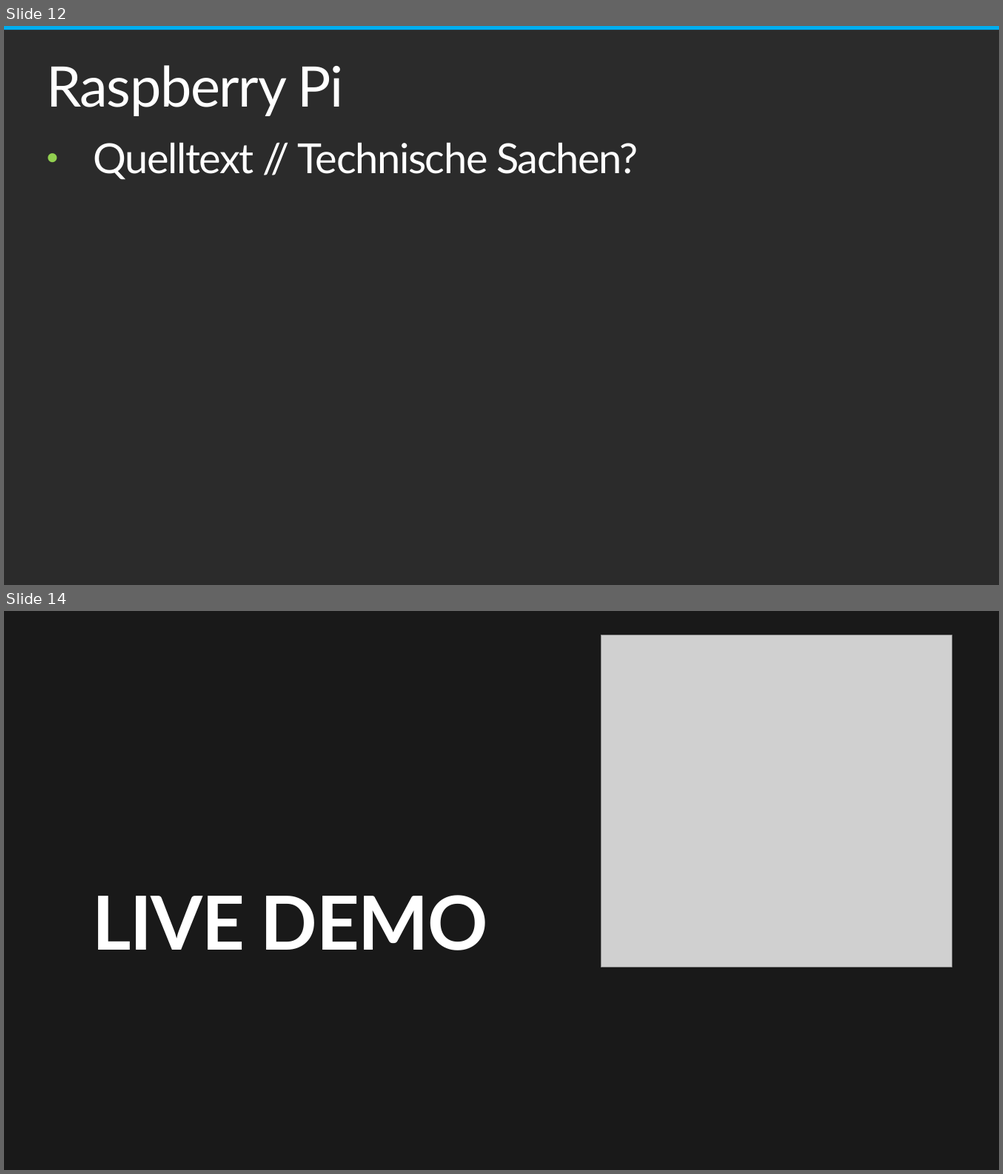
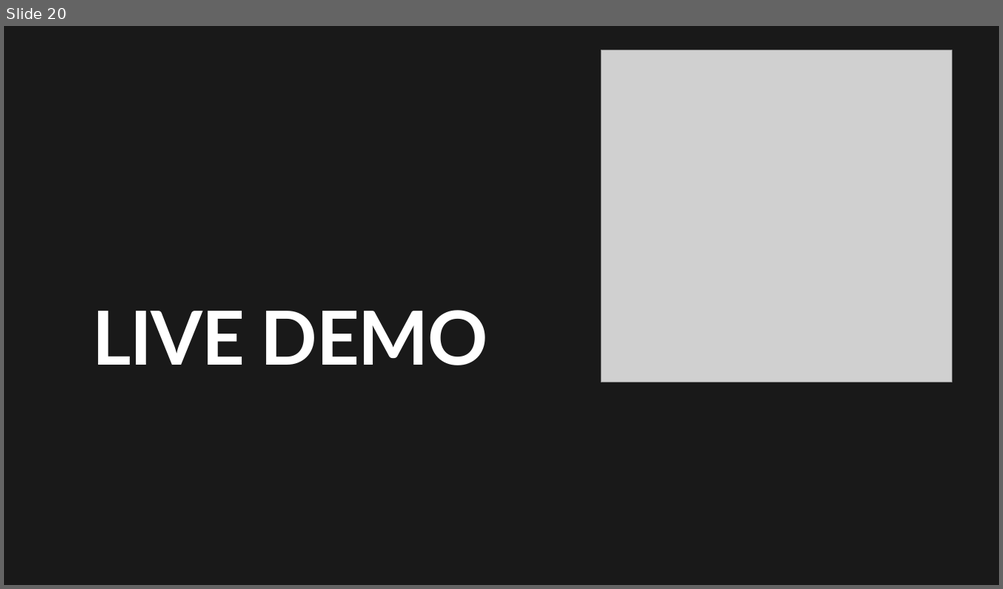
Before and after one commit to chriz239/VtIoTHub, a slide deck: Semesterprojekt_VT.pptx. Shown one above the other, each under a label of ours: slides 12 and 14 before the commit, slide 20 after it; the slides between them are not shown. The pictures are 1003x1174 and 1003x589 pixels, drawn with LibreOffice and Linux fonts; fonts in the diff are those of the drawing; grey boxes stand for pictures; background and template pictures are left out; a plain dark background stands for a picture behind light text. Boxes give left, top, right and bottom in pixels: in the first picture for what was removed or moved away, otherwise in the second. Text is boxed around its words. In the diff, an @@ line names an element or a change of style, - is before the commit and + after.

```diff
--- a/Semesterprojekt_VT.pptx
+++ b/Semesterprojekt_VT.pptx
@@ slide 12 removed at [4,26,999,585], background picture (left out) @@
@@ rectangle removed at [4,26,999,30] @@
@@ title removed at [46,65,344,116] @@
-Raspberry Pi
@@ text removed at [94,142,638,180] @@
-• Quelltext // Technische Sachen?
@@ what was slide 14 is now slide 20 @@
```
Also in this commit, not shown: 2 slides changed, 11 slides added, 4 other slides removed.
